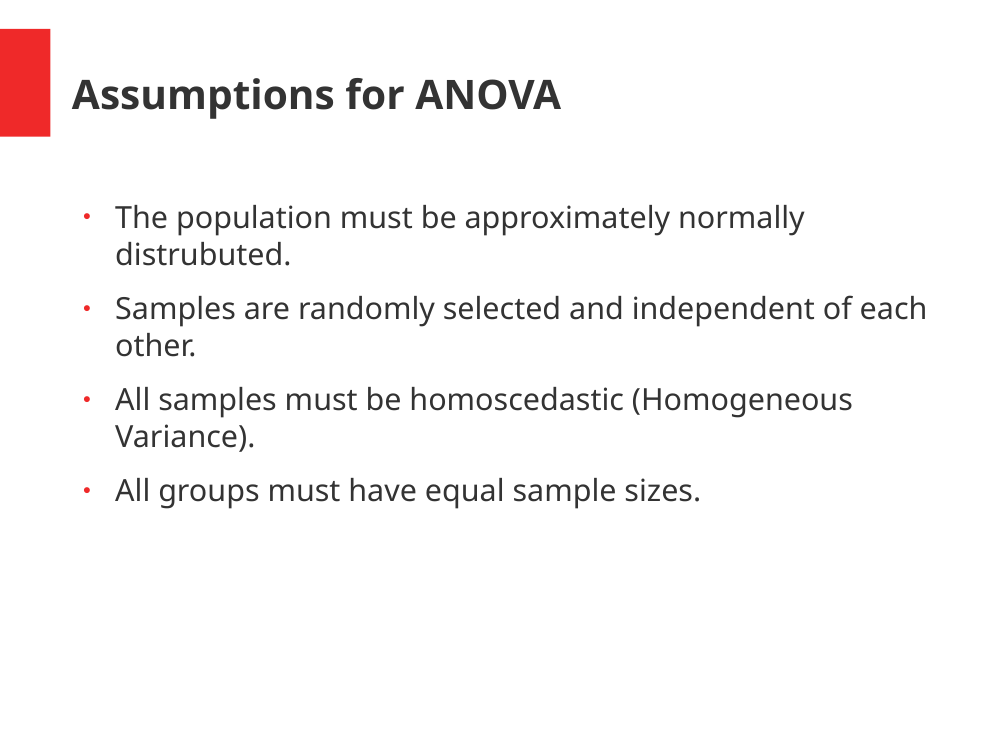
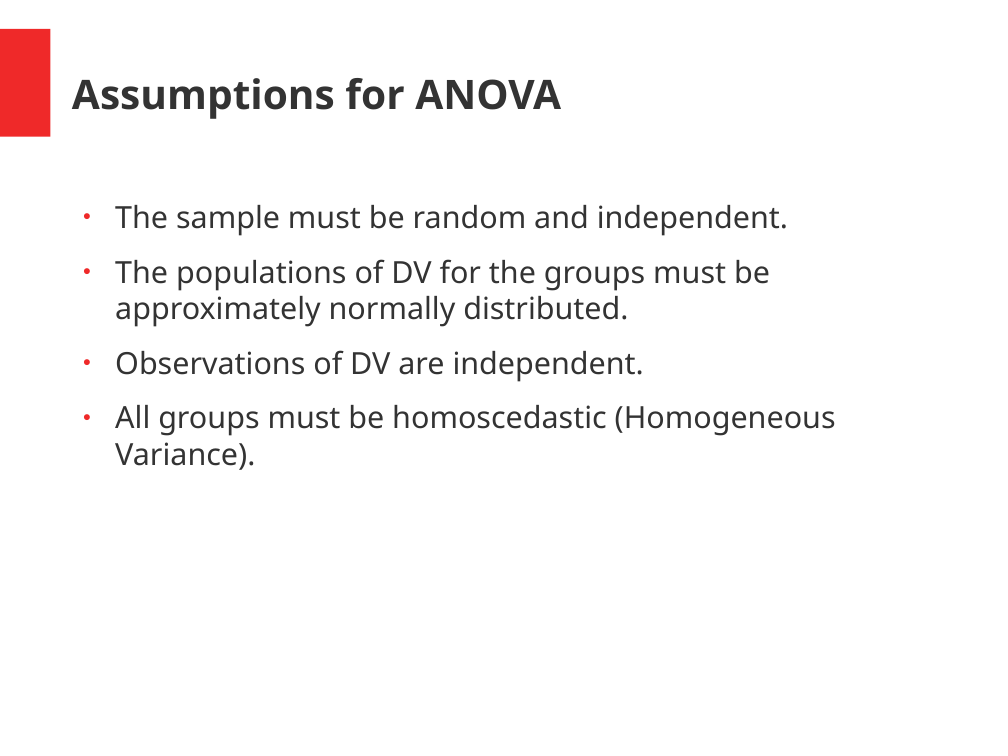
Before and after one commit to manrajoc/LSA-and-SAT, a slide deck: slide 5 of Presentation 1.odp. Drawn at 1008x756 pixels with LibreOffice and Linux fonts; fonts in the diff are those of the drawing. Boxes give left, top, right and bottom in pixels: in the first picture for what was removed or moved away, otherwise in the second. Text is boxed around its words. In the diff, an @@ line names an element or a change of style, - is before the commit and + after.

```diff
--- a/Presentation 1.odp
+++ b/Presentation 1.odp
@@ text at box(115, 205, 836, 470): text changed @@
-● The population must be approximately normally distrubuted.
-● Samples are randomly selected and independent of each other.
-● All samples must be homoscedastic (Homogeneous Variance).
-● All groups must have equal sample sizes.
+● The sample must be random and independent.
+● The populations of DV for the groups must be approximately normally distributed.
+● Observations of DV are independent.
+● All groups must be homoscedastic (Homogeneous Variance).
```
Also in this commit, not shown: 6 other slides changed, 6 slides added.
